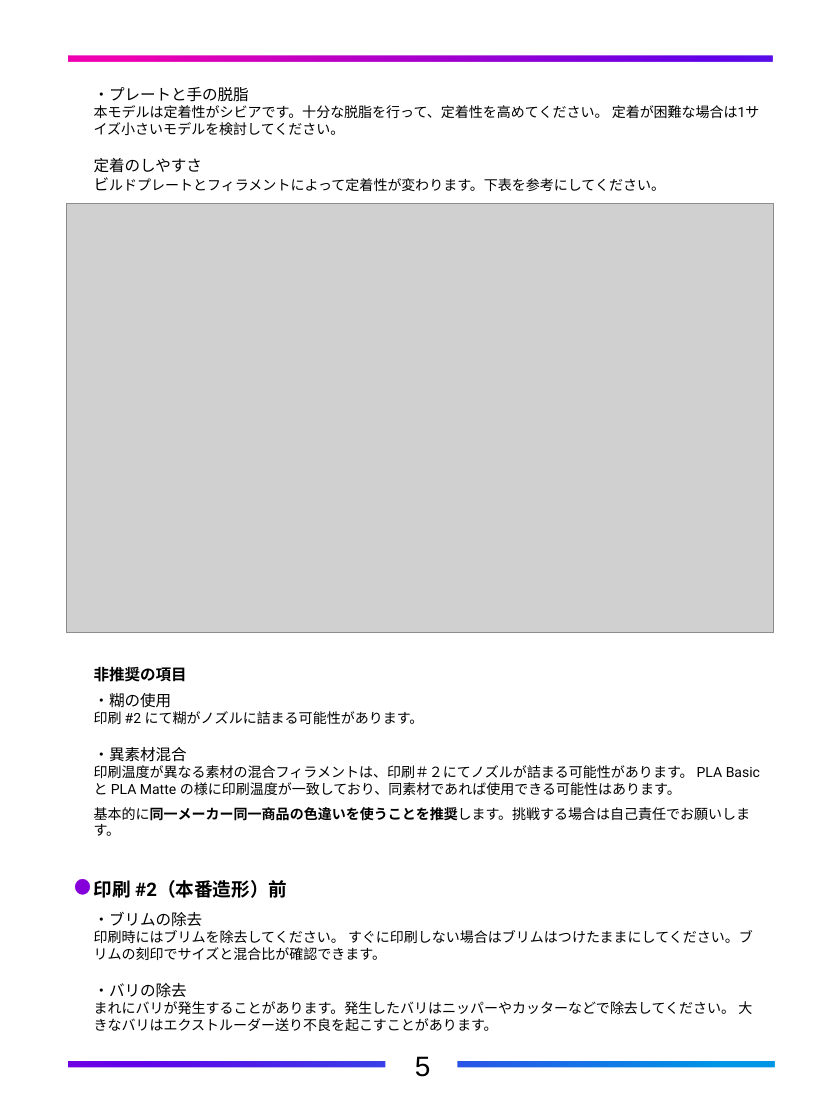
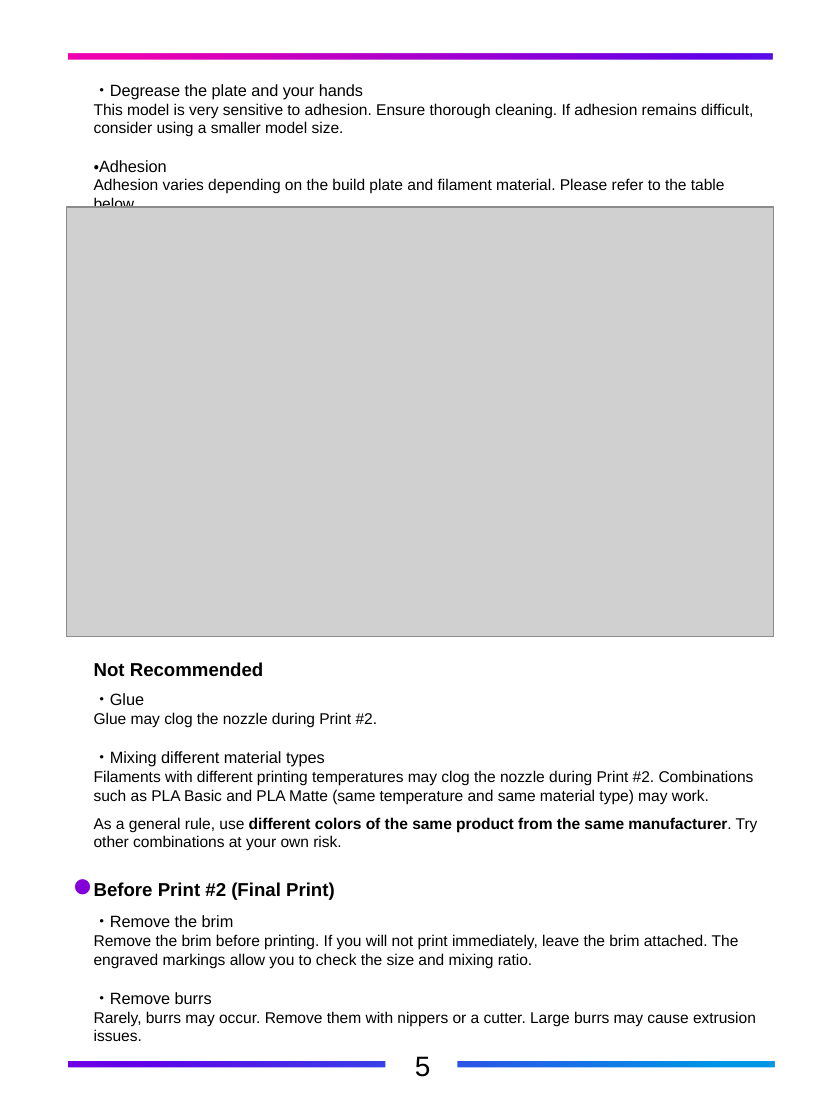
Before and after one commit to FlexChromaHQ/FlexChroma, a slide deck: slide 12 of Documents/Original/FlexChroma_Blend_Filament_EN.pptx. Drawn at 840x1120 pixels with LibreOffice and Linux fonts; fonts in the diff are those of the drawing; grey boxes stand for pictures. Boxes give left, top, right and bottom in pixels: in the first picture for what was removed or moved away, otherwise in the second. Text is boxed around its words. In the diff, an @@ line names an element or a change of style, - is before the commit and + after.

```diff
--- a/Documents/Original/FlexChroma_Blend_Filament_EN.pptx
+++ b/Documents/Original/FlexChroma_Blend_Filament_EN.pptx
@@ freeform shape at (x1=2, y1=1, x2=840, y2=1120): outline redrawn @@
@@ text at (x1=94, y1=84, x2=753, y2=208): text changed; size 9 to 10 pt; font Roboto to Arial @@
-・プレートと手の脱脂
-本モデルは定着性がシビアです。十分な脱脂を行って、定着性を高めてください。 定着が困難な場合は1サイズ小さいモデルを検討してください。
-定着のしやすさ
-ビルドプレートとフィラメントによって定着性が変わります。下表を参考にしてください。
+・Degrease the plate and your hands
+This model is very sensitive to adhesion. Ensure thorough cleaning. If adhesion remains difficult, consider using a smaller model size.
+・Adhesion
+Adhesion varies depending on the build plate and filament material. Please refer to the table below.
@@ text at (x1=94, y1=662, x2=758, y2=851): text changed; size 9 to 10 pt; font Roboto to Arial @@
-非推奨の項目
-・糊の使用
-印刷 #2 にて糊がノズルに詰まる可能性があります。
-・異素材混合
-印刷温度が異なる素材の混合フィラメントは、印刷＃２にてノズルが詰まる可能性があります。 PLA Basic と PLA Matte の様に印刷温度が一致しており、同素材であれば使用できる可能性はあります。
-基本的に同一メーカー同一商品の色違いを使うことを推奨します。挑戦する場合は自己責任でお願いします。
+Not Recommended
+・Glue
+Glue may clog the nozzle during Print #2.
+・Mixing different material types
+Filaments with different printing temperatures may clog the nozzle during Print #2. Combinations such as PLA Basic and PLA Matte (same temperature and same material type) may work.
+As a general rule, use different colors of the same product from the same manufacturer. Try other combinations at your own risk.
@@ text at (x1=94, y1=882, x2=756, y2=1041): text changed; size 9 to 10 pt; font Roboto to Arial @@
-印刷 #2（本番造形）前
-・ブリムの除去
-印刷時にはブリムを除去してください。 すぐに印刷しない場合はブリムはつけたままにしてください。ブリムの刻印でサイズと混合比が確認できます。
-・バリの除去
-まれにバリが発生することがあります。発生したバリはニッパーやカッターなどで除去してください。 大きなバリはエクストルーダー送り不良を起こすことがあります。
+Before Print #2 (Final Print)
+・Remove the brim
+Remove the brim before printing. If you will not print immediately, leave the brim attached. The engraved markings allow you to check the size and mixing ratio.
+・Remove burrs
+Rarely, burrs may occur. Remove them with nippers or a cutter. Large burrs may cause extrusion issues.
```
Also in this commit, not shown: 4 other slides changed, 7 slides added, 7 slides removed, 3 other files.
